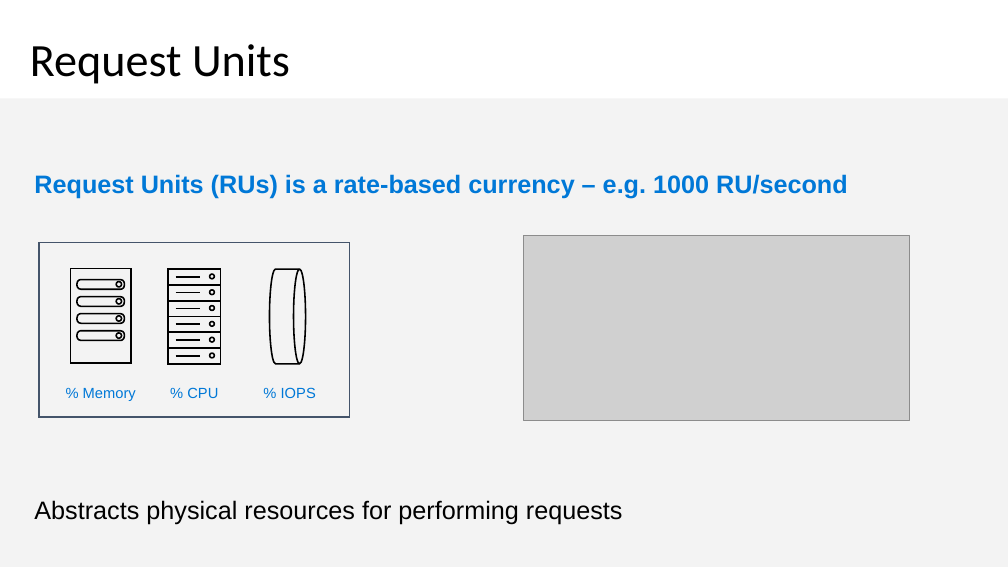
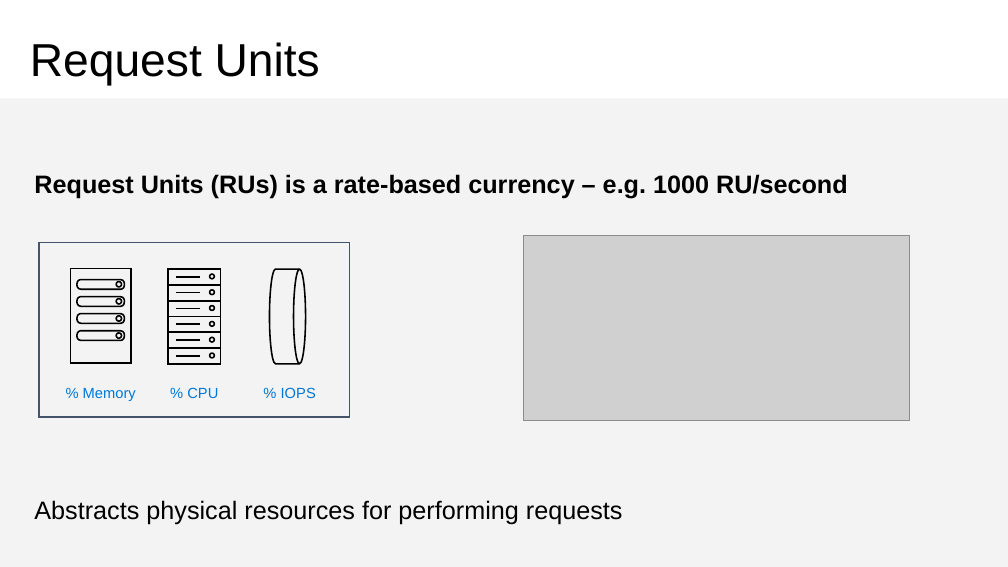
Before and after one commit to CosmosDB/labs, a slide deck: slide 3 of decks/Request-Units-Billing.pptx. Drawn at 1008x567 pixels with LibreOffice and Linux fonts; fonts in the diff are those of the drawing; grey boxes stand for pictures. Boxes give left, top, right and bottom in pixels: in the first picture for what was removed or moved away, otherwise in the second. Text is boxed around its words. In the diff, an @@ line names an element or a change of style, - is before the commit and + after.

```diff
--- a/decks/Request-Units-Billing.pptx
+++ b/decks/Request-Units-Billing.pptx
@@ title "Request Units" at [30, 42, 320, 85]: font Calibri to Arial @@
@@ text at [34, 174, 848, 199]: text colour #0078D7 to #000000 in "Request Units (RUs) is a rate-based currency ..." @@
```
Also in this commit, not shown: 5 other slides changed, 2 slides added, 1 other file.
